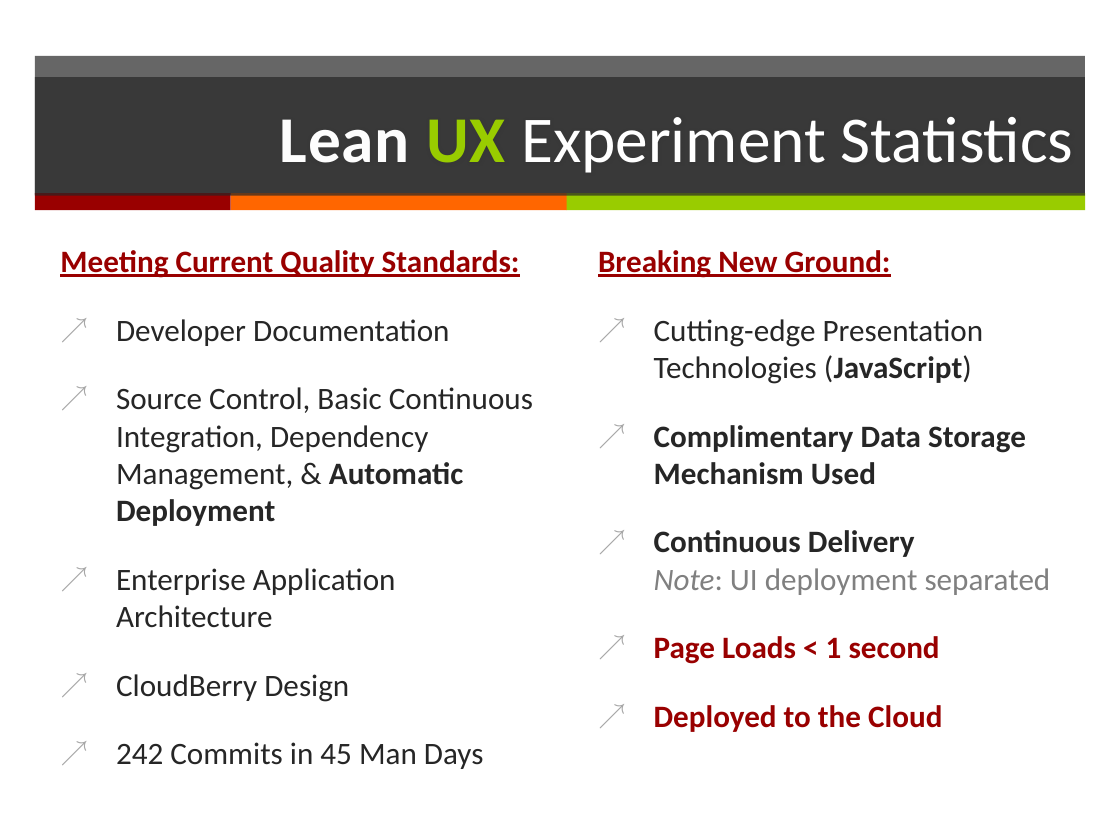
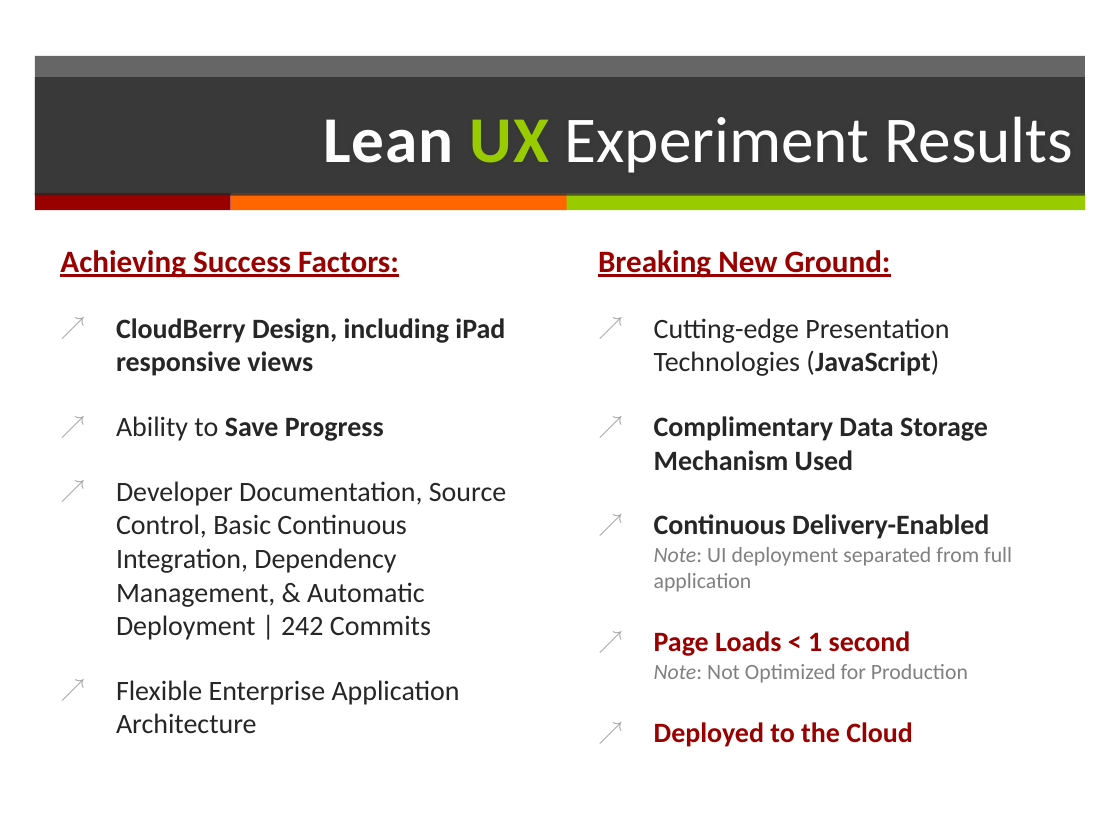
Before and after one commit to DannyDouglass/LeanUx, a slide deck: slide 11 of docs/presentations/LeanUx - IT Management.pptx (slide 8 before the commit). Drawn at 1120x840 pixels with LibreOffice and Linux fonts; fonts in the diff are those of the drawing. Boxes give left, top, right and bottom in pixels: in the first picture for what was removed or moved away, otherwise in the second. Text is boxed around its words. In the diff, an @@ line names an element or a change of style, - is before the commit and + after.

```diff
--- a/docs/presentations/LeanUx - IT Management.pptx
+++ b/docs/presentations/LeanUx - IT Management.pptx
@@ title at box(323, 116, 1073, 173): text changed @@
-Lean UX Experiment Statistics
+Lean UX Experiment Results
@@ text at box(60, 250, 506, 733): text changed; size 20 to 18 pt @@
-Meeting Current Quality Standards:
-↗ Developer Documentation
-↗ Source Control, Basic Continuous Integration, Dependency Management, & Automatic Deployment
-↗ Enterprise Application Architecture
-↗ CloudBerry Design
-↗ 242 Commits in 45 Man Days
+Achieving Success Factors:
+↗ CloudBerry Design, including iPad responsive views
+↗ Ability to Save Progress
+↗ Developer Documentation, Source Control, Basic Continuous Integration, Dependency Management, & Automatic Deployment | 242 Commits
+↗ Flexible Enterprise Application Architecture
@@ text at box(654, 318, 988, 747): size 20 to 18 pt in "Cutting-edge Presentation Technologies (JavaScript)", "Complimentary Data Storage Mechanism Used", "Deployed to the Cloud" @@
@@ text at box(654, 514, 1012, 683): text changed; size 20 to 14 pt; bold off @@
-↗ Continuous Delivery
-  Note: UI deployment separated
-↗ Page Loads < 1 second
+↗ Continuous Delivery-Enabled
+  Note: UI deployment separated from full application
+↗ Page Loads < 1 second
+  Note: Not Optimized for Production
```
Also in this commit, not shown: 5 other slides changed, 4 slides added.
